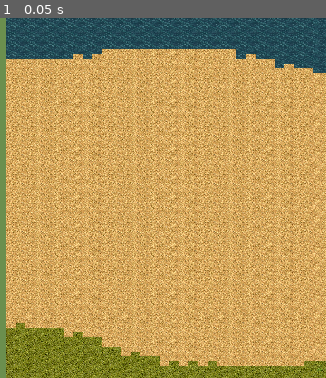
Above: before the commit, frame 1.
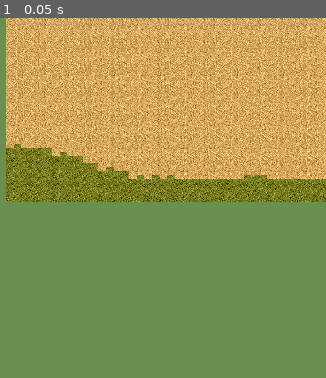
Above: after the commit, the same moment.

Repository: hamiltoncasas/ID0003_AgeOfAcadia
Game: Godot game, scene res://terrain_only.tscn
Same seed, same stepped clock (60 frames per second), same inputs: the game is played once before the commit and once after it.
Inputs:
- Up to frame 1 (0.05 s): no input

The runs differ from the first frame. In frame 1, 85% of the frame differs, in the area x 1-100%, y 0-100%.

Commit message:
fix: 160x160 grid, camera at (0,5120) zoom 0.12

Diff:
--- a/game/map/Llanura1.gd
+++ b/game/map/Llanura1.gd
@@ -12,7 +12,7 @@
 
 	var gen = load("res://map/ProceduralGeneration.gd").new()
 	# Generate at 240x240 with offset so the camera sees varied terrain
-	var layer = gen.generate(seed_val, 240, 240, tile_set)
+	var layer = gen.generate(seed_val, 160, 160, tile_set)
 	if layer:
 		add_child(layer)
 		print("Ready")
--- a/game/terrain_only.tscn
+++ b/game/terrain_only.tscn
@@ -5,8 +5,8 @@
 [node name="Root" type="Node2D"]
 
 [node name="Camera2D" type="Camera2D" parent="."]
-position = Vector2(0, 3840)
-zoom = Vector2(0.15, 0.15)
+position = Vector2(0, 5120)
+zoom = Vector2(0.12, 0.12)
 
 [node name="Terrain" type="Node2D" parent="."]
 script = ExtResource("1")
